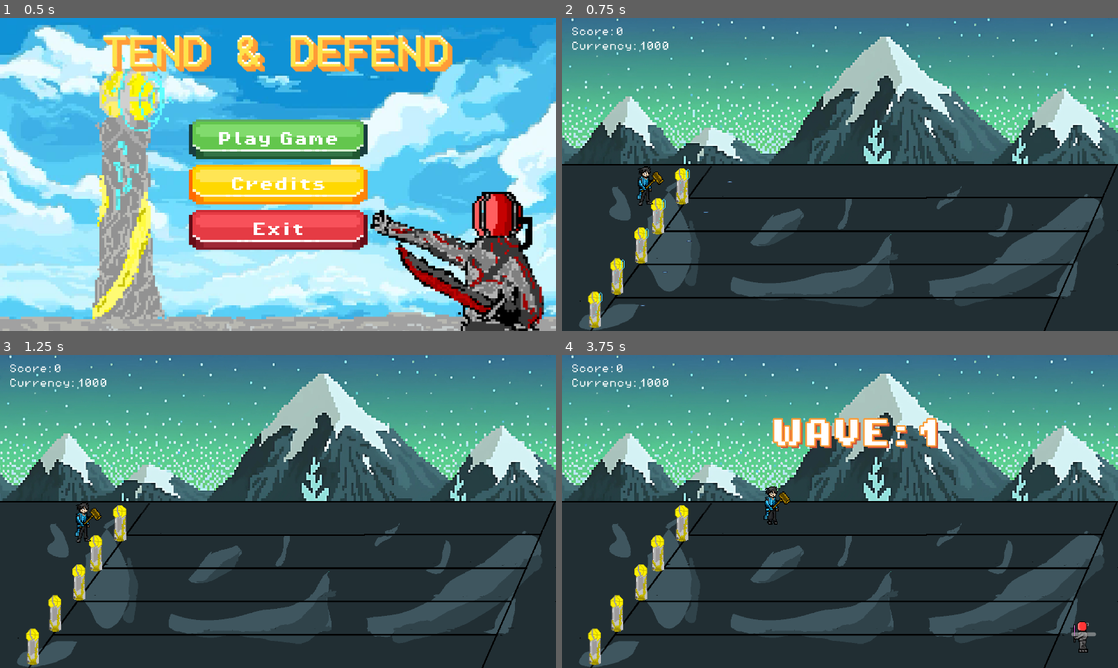
Above: before the commit, frames 1-4 (two rows, left to right).
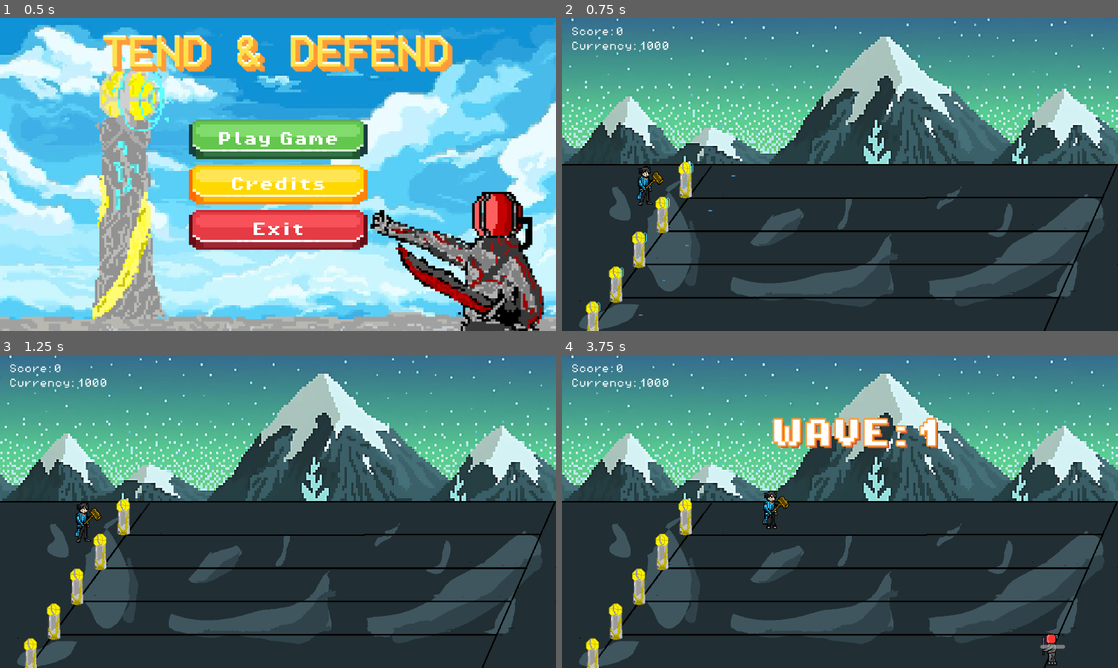
Above: after the commit, the same moments.

Repository: varun22/ECS179-FinalProject
Game: Godot game, scene res://scenes/menu.tscn
Same seed, same stepped clock (60 frames per second), same inputs: the game is played once before the commit and once after it. The engine's default icon, where the game draws it, is replaced by a stand-in: a white triangle on a blue panel in a dark square. Sound files missing from this copy of the repository are replaced by a short silence.
Inputs:
- Up to frame 1 (0.5 s): no input
- Up to frame 2 (0.75 s): click "Play Game" at 0.5 s
- Up to frame 3 (1.25 s): no input
- Up to frame 4 (3.75 s): tap Enter (attack) at 1.25, 1.35, 2.1, 2.85, 3.6 s; hold Right (move_right) 1.28-2.78 s; tap Up (move_up) at 1.52, 2.27 s; hold A (move_left) 2.78-3.53 s; hold Right (move_right) from 3.53 s (still down)

Frame 1 is identical in both runs. In frame 2, 1.5% of the frame differs, in the area x 4-32%, y 46-100%; in frame 3, 1.5%; in frame 4, 2.2%, in the area x 4-97%, y 42-100%.

Commit message:
fixed player, turret, and enemy positioning and factored collision layers and masks for them

Diff:
--- a/tend&defend/scenes/enemy.tscn
+++ b/tend&defend/scenes/enemy.tscn
@@ -182,7 +182,7 @@
 }
 
 [sub_resource type="RectangleShape2D" id="RectangleShape2D_oo0ld"]
-size = Vector2(14, 23.2)
+size = Vector2(14, 12.4)
 
 [sub_resource type="RectangleShape2D" id="RectangleShape2D_ean05"]
 size = Vector2(13.6, 23.2)
@@ -192,8 +192,7 @@
 
 [node name="Enemy" type="CharacterBody2D"]
 scale = Vector2(5, 5)
-collision_layer = 4
-collision_mask = 2
+collision_layer = 2
 script = ExtResource("1_dytbo")
 
 [node name="Sprite2D" type="Sprite2D" parent="."]
@@ -209,7 +208,7 @@
 }
 
 [node name="CollisionShape2D" type="CollisionShape2D" parent="."]
-position = Vector2(0, 0.400001)
+position = Vector2(0, 5.8)
 scale = Vector2(1, 1)
 shape = SubResource("RectangleShape2D_oo0ld")
 
@@ -223,6 +222,8 @@
 show_percentage = false
 
 [node name="HurtBox" type="Area2D" parent="."]
+collision_layer = 4
+collision_mask = 0
 script = ExtResource("3_wdlpv")
 
 [node name="CollisionShape2D" type="CollisionShape2D" parent="HurtBox"]
@@ -231,6 +232,8 @@
 shape = SubResource("RectangleShape2D_ean05")
 
 [node name="HitBox" type="Area2D" parent="."]
+collision_layer = 0
+collision_mask = 8
 script = ExtResource("4_hpyyu")
 
 [node name="CollisionShape2D" type="CollisionShape2D" parent="HitBox"]
--- a/tend&defend/scenes/player.tscn
+++ b/tend&defend/scenes/player.tscn
@@ -87,7 +87,7 @@
 tracks/1/interp = 1
 tracks/1/loop_wrap = true
 tracks/1/keys = {
-"times": PackedFloat32Array(0.0333333, 0.3, 0.566667),
+"times": PackedFloat32Array(0, 0.3, 0.566667),
 "transitions": PackedFloat32Array(1, 1, 1),
 "update": 1,
 "values": [true, false, true]
@@ -278,7 +278,7 @@
 }
 
 [sub_resource type="RectangleShape2D" id="RectangleShape2D_imwne"]
-size = Vector2(15.5, 46)
+size = Vector2(15.5, 24)
 
 [sub_resource type="RectangleShape2D" id="RectangleShape2D_gauyn"]
 size = Vector2(21, 23)
@@ -287,6 +287,7 @@
 size = Vector2(16, 46)
 
 [node name="Player" type="CharacterBody2D"]
+collision_mask = 2
 script = ExtResource("1_bti5u")
 
 [node name="Sprite2d" type="Sprite2D" parent="."]
@@ -302,10 +303,12 @@
 }
 
 [node name="CollisionShape2D" type="CollisionShape2D" parent="."]
-position = Vector2(-17.75, -6)
+position = Vector2(-17.75, 5)
 shape = SubResource("RectangleShape2D_imwne")
 
 [node name="HitBox" type="Area2D" parent="."]
+collision_layer = 0
+collision_mask = 4
 script = ExtResource("3_2vlp2")
 
 [node name="CollisionShape2D" type="CollisionShape2D" parent="HitBox"]
@@ -313,6 +316,8 @@
 shape = SubResource("RectangleShape2D_gauyn")
 
 [node name="HurtBox" type="Area2D" parent="."]
+collision_layer = 8
+collision_mask = 0
 script = ExtResource("4_mhrt5")
 
 [node name="CollisionShape2D" type="CollisionShape2D" parent="HurtBox"]
--- a/tend&defend/scenes/projectile.tscn
+++ b/tend&defend/scenes/projectile.tscn
@@ -99,7 +99,6 @@
 }
 
 [node name="Projectile" type="CharacterBody2D"]
-collision_layer = 2
 collision_mask = 2
 script = ExtResource("1_oggrw")
 
--- a/tend&defend/scenes/stage1.tscn
+++ b/tend&defend/scenes/stage1.tscn
@@ -48,19 +48,19 @@
 enemy = ExtResource("5_mcqh0")
 
 [node name="EnemySpawn1" type="Node2D" parent="EnemySpawns"]
-position = Vector2(1825, 536)
+position = Vector2(1900, 545)
 
 [node name="EnemySpawn2" type="Node2D" parent="EnemySpawns"]
-position = Vector2(1812, 648)
+position = Vector2(1850, 660)
 
 [node name="EnemySpawn3" type="Node2D" parent="EnemySpawns"]
-position = Vector2(1807, 756)
+position = Vector2(1800, 775)
 
 [node name="EnemySpawn4" type="Node2D" parent="EnemySpawns"]
-position = Vector2(1802, 867)
+position = Vector2(1750, 900)
 
 [node name="EnemySpawn5" type="Node2D" parent="EnemySpawns"]
-position = Vector2(1807, 972)
+position = Vector2(1700, 1015)
 
 [node name="UI" parent="." instance=ExtResource("7_r3htk")]
 
--- a/tend&defend/scenes/turret.tscn
+++ b/tend&defend/scenes/turret.tscn
@@ -1,8 +1,9 @@
-[gd_scene load_steps=16 format=3 uid="uid://26f3kc4nm0yv"]
+[gd_scene load_steps=18 format=3 uid="uid://26f3kc4nm0yv"]
 
 [ext_resource type="Script" path="res://scripts/turret.gd" id="1_d13qn"]
 [ext_resource type="PackedScene" uid="uid://d1oxoghresfh5" path="res://scenes/projectile.tscn" id="2_gg628"]
 [ext_resource type="Texture2D" uid="uid://bflfdbu0lu527" path="res://assets/Tower/Base_Turret (1).png" id="3_qugkf"]
+[ext_resource type="Script" path="res://scripts/hurt_box.gd" id="4_amow8"]
 
 [sub_resource type="RectangleShape2D" id="RectangleShape2D_q2efx"]
 size = Vector2(12, 19)
@@ -180,7 +181,11 @@
 "range_turret_attack": SubResource("Animation_i4moa")
 }
 
+[sub_resource type="RectangleShape2D" id="RectangleShape2D_2f3gv"]
+size = Vector2(44, 125)
+
 [node name="Turret" type="StaticBody2D"]
+collision_mask = 2
 script = ExtResource("1_d13qn")
 projectile = ExtResource("2_gg628")
 
@@ -199,3 +204,12 @@
 libraries = {
 "": SubResource("AnimationLibrary_7v3cs")
 }
+
+[node name="HurtBox" type="Area2D" parent="."]
+collision_layer = 8
+collision_mask = 0
+script = ExtResource("4_amow8")
+
+[node name="CollisionShape2D" type="CollisionShape2D" parent="HurtBox"]
+position = Vector2(0, 14.5)
+shape = SubResource("RectangleShape2D_2f3gv")
--- a/tend&defend/scripts/hit_box.gd
+++ b/tend&defend/scripts/hit_box.gd
@@ -5,8 +5,6 @@
 @export var damage:int = 20
 
 func _init() -> void:
-	collision_layer = 0
-	collision_mask = 8
 	area_entered.connect(_on_area_entered)
 
 func _on_area_entered(hurtbox:HurtBox) -> void:
--- a/tend&defend/scripts/hurt_box.gd
+++ b/tend&defend/scripts/hurt_box.gd
@@ -4,8 +4,6 @@
 var damage:int
 
 func _init() -> void:
-	collision_layer = 8
-	collision_mask = 0
 	area_entered.connect(_on_area_entered)
 
 func _on_area_entered(hitbox:HitBox) -> void:
--- a/tend&defend/scripts/player.gd
+++ b/tend&defend/scripts/player.gd
@@ -6,7 +6,7 @@
 const MAX_X: float = 1880.0
 const HEALTH: float = 100.0
 
-var y_positions: Array = [540, 650, 755, 870, 980]
+var y_positions: Array = [555, 670, 785, 900, 1015]
 var current_y_index: int = 2
 var current_health: float = 100.0
 var _dead: bool = false
@@ -65,7 +65,6 @@
 	var min_x = 340 - (current_y_index - 2) * 77
 
 	if move_input > 0.1:
-		print("moving")
 		if type == 1:
 			$Sprite2d/AnimationPlayer.play("stick_walk_right")
 		elif type == 2:
@@ -76,7 +75,6 @@
 			$Sprite2d/AnimationPlayer.play("racket_move_right")
 		right_cmd.execute(self)
 	elif Input.is_action_just_pressed("attack"):
-		print("attacked")
 		if type == 1:
 			$Sprite2d/AnimationPlayer.play("stick_attack")
 		elif type == 2:
--- a/tend&defend/scripts/turret.gd
+++ b/tend&defend/scripts/turret.gd
@@ -53,6 +53,7 @@
 
 
 func take_damage(damage_amt: float) -> void:
+	print("took damage ", damage_amt)
 	health -= damage_amt
 	turretType.turret_health[lane] -= damage_amt
 	if health <= 0:
--- a/tend&defend/scripts/turret_factory.gd
+++ b/tend&defend/scripts/turret_factory.gd
@@ -5,7 +5,7 @@
 
 # Stores base values for turrets
 var base_reach:float = 0.6
-var base_damage:float = 25.0
+var base_damage:float = 5.0
 var base_frequency:float = 5.0
 
 # Builds and returns a turret
@@ -47,23 +47,23 @@
 			new_turret.type = turretType.Type.FREQUENCY
 		# Place turrets in correct position based on turret number
 		if i == 0:
-			new_turret.position.x = 413
-			new_turret.position.y = 566
+			new_turret.position.x = 425
+			new_turret.position.y = 545
 			new_turret.lane = 1
 		elif i == 1:
-			new_turret.position.x = 330
-			new_turret.position.y = 670
+			new_turret.position.x = 345
+			new_turret.position.y = 665
 			new_turret.lane = 2
 		elif i == 2:
-			new_turret.position.x = 272
-			new_turret.position.y = 770
+			new_turret.position.x = 265
+			new_turret.position.y = 785
 			new_turret.lane = 3
 		elif i == 3:
-			new_turret.position.x = 189
-			new_turret.position.y = 877
+			new_turret.position.x = 185
+			new_turret.position.y = 905
 			new_turret.lane = 4
 		elif i == 4:
-			new_turret.position.x = 112
-			new_turret.position.y = 992
+			new_turret.position.x = 105
+			new_turret.position.y = 1025
 			new_turret.lane = 5
 		$".".add_child(new_turret)
